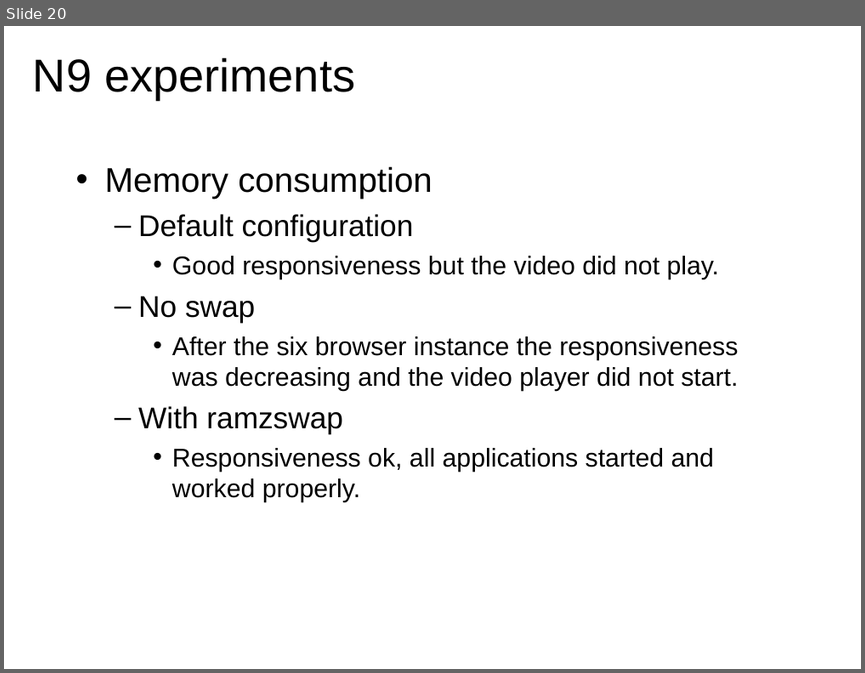
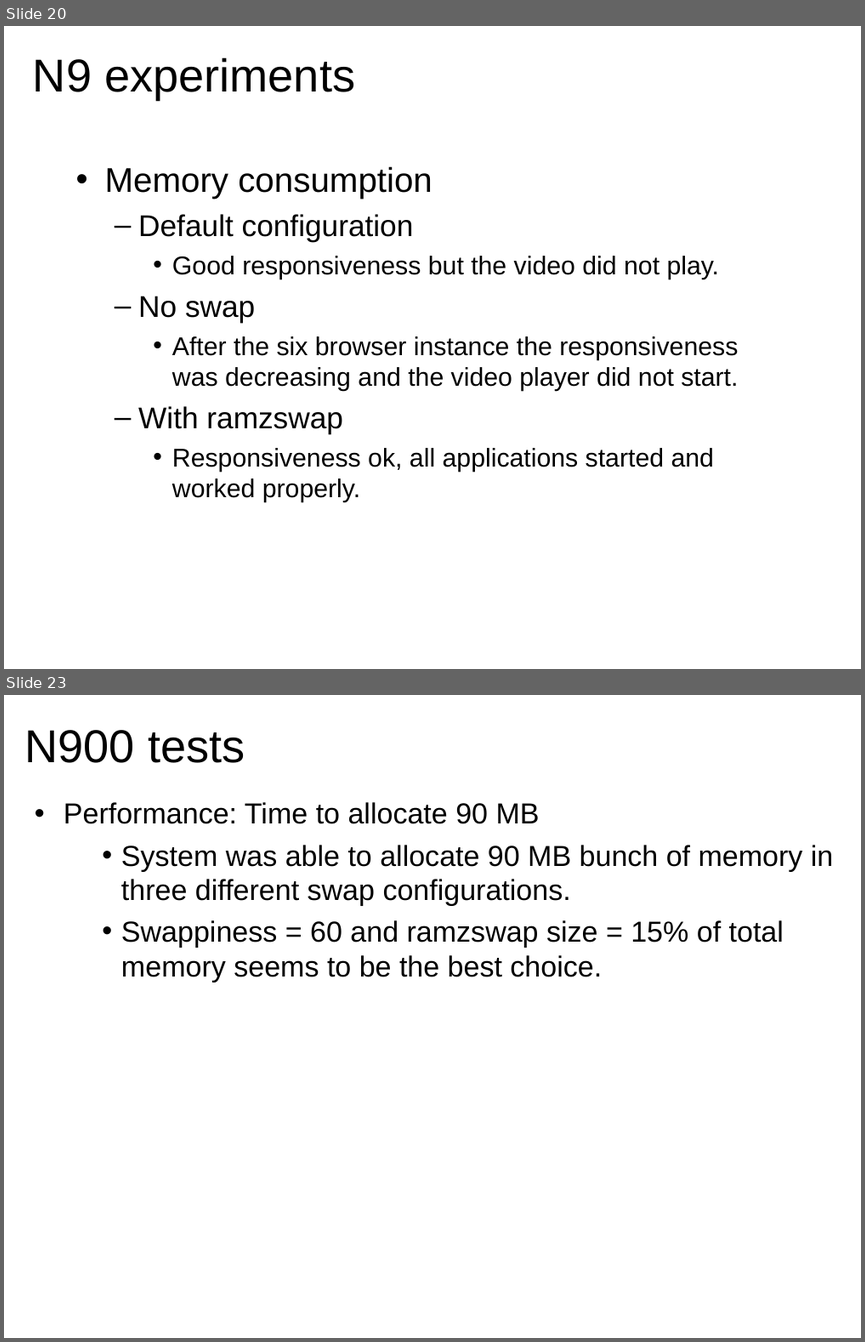
Before and after one commit to briglia/LinuxCon2011, a slide deck: linuxcon2011.odp. Shown one above the other, each under a label of ours: slide 20 before the commit, slides 20 and 23 after it; the slides between them are not shown. The pictures are 865x673 and 865x1342 pixels, drawn with LibreOffice and Linux fonts; fonts in the diff are those of the drawing. Boxes give left, top, right and bottom in pixels: in the first picture for what was removed or moved away, otherwise in the second. Text is boxed around its words. In the diff, an @@ line names an element or a change of style, - is before the commit and + after.

```diff
--- a/linuxcon2011.odp
+++ b/linuxcon2011.odp
@@ slide 23 added at [4, 695, 861, 1338], background #FFFFFF @@
@@ title added at [25, 730, 245, 763], 43 pt, text #000000 @@
+N900 tests
@@ text added at [64, 802, 833, 981], 27 pt, text #000000 @@
+  • Performance: Time to allocate 90 MB
+    • System was able to allocate 90 MB bunch of memory in three different swap configurations.
+    • Swappiness = 60 and ramzswap size = 15% of total memory seems to be the best choice.
```
Also in this commit, not shown: 3 slides changed, 5 other slides added, 1 slide removed.
